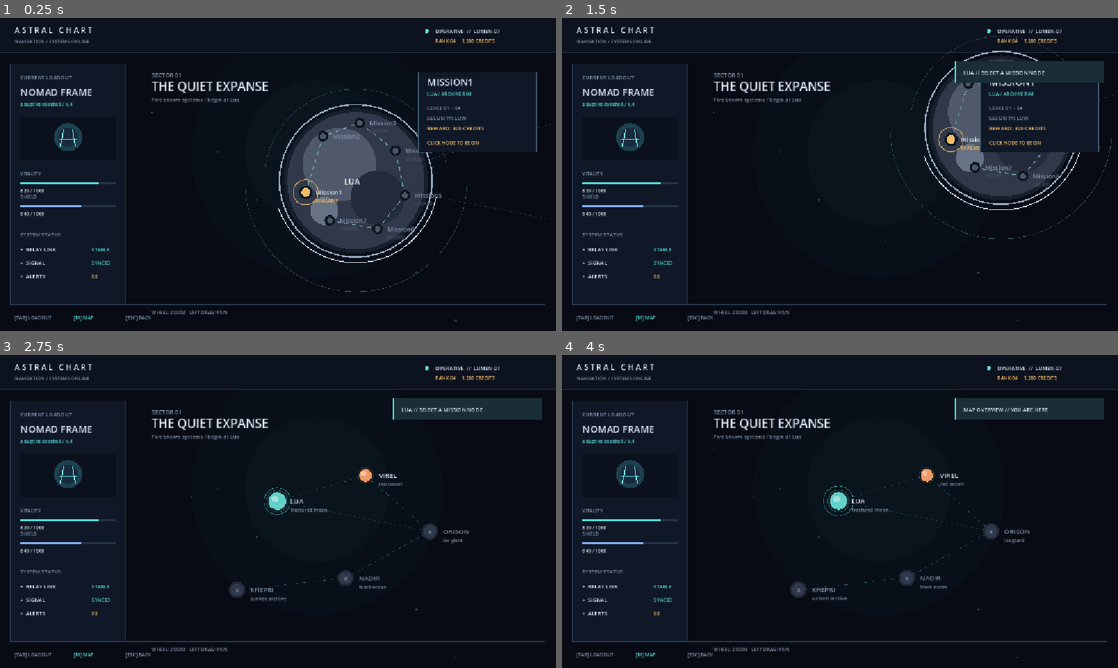
Above: before the commit, frames 1-4 (two rows, left to right).
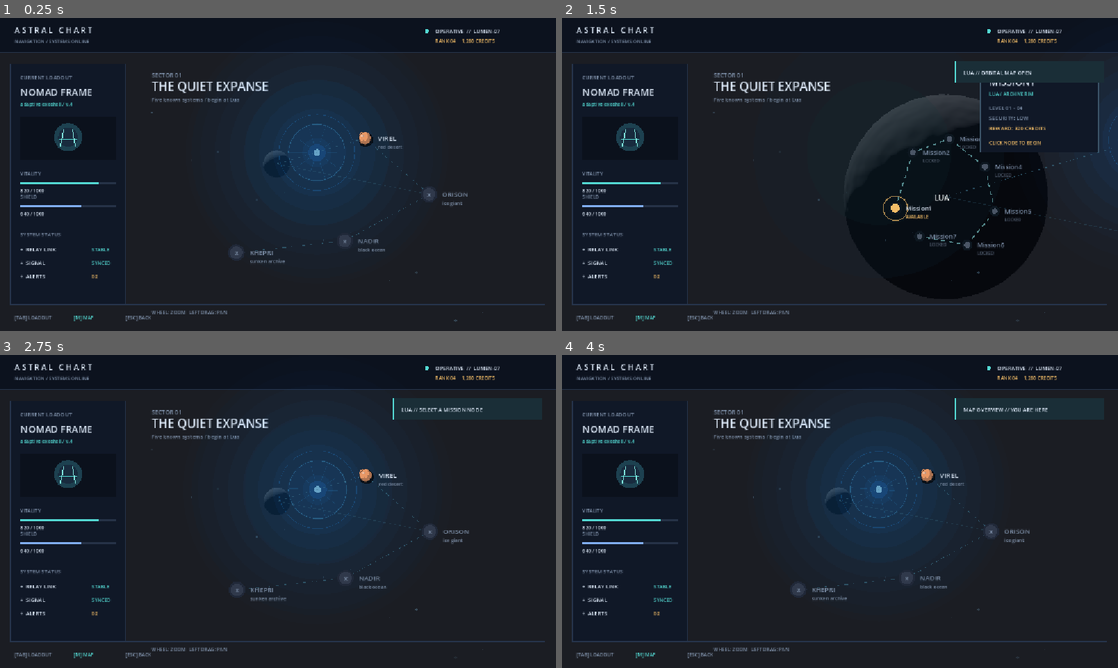
Above: after the commit, the same moments.

Repository: ShepardG760/The-Child-of-Lua
Game: Godot game, scene res://main.tscn
Two runs of this game, one before a commit and one after it. Both use one fixed random seed, a clock stepped at 60 frames per second and the inputs below.
Inputs (mouse positions are in pixels of both pictures, inside the frame that each line leads up to):
- Up to frame 1 (0.25 s): no input
- Up to frame 2 (1.5 s): tap Enter at 0.5 s; drag from (840, 174) to (895, 105) at 0.52 s; drag from (728, 190) to (812, 237) at 1.27 s
- Up to frame 3 (2.75 s): move the mouse to (333, 442) at 2.02 s; tap M at 2.1 s; click (333, 442) at 2.17 s
- Up to frame 4 (4 s): drag from (812, 574) to (673, 464) at 2.77 s; tap Space at 3.5 s; move the mouse to (1006, 558) at 3.52 s; tap M at 3.6 s; click (1006, 558) at 3.67 s

The runs differ from the first frame. In frame 1, 15% of the frame differs, in the area x 41-99%, y 15-88%; in frame 2, 9.7%; in frame 3, 14%; in frame 4, 14%.

Commit message:
Add lunar asset and improve starchart

Diff:
--- a/main.gd
+++ b/main.gd
@@ -19,12 +19,14 @@
 var selected_mission := 0
 var unlocked_missions := 1
 var completed_missions := {}
-var chart_zoom := 1.0
-var target_chart_zoom := 1.0
+var chart_zoom := 0.34
+var target_chart_zoom := 0.34
 var moon_pan := Vector2.ZERO
 var overview_handoff_pending := false
 var left_pan_active := false
 var left_pan_last := Vector2.ZERO
+var moon_asset_container: SubViewportContainer
+var moon_asset_camera: Camera3D
 var pulse := 0.0
 var toast := ""
 var toast_time := 0.0
@@ -39,11 +41,14 @@
 
 func _ready() -> void:
     font = ThemeDB.fallback_font
+    setup_moon_asset()
     queue_redraw()
 
 func _process(delta: float) -> void:
     pulse += delta
     chart_zoom = lerpf(chart_zoom, target_chart_zoom, minf(delta * 7.0, 1.0))
+    if moon_asset_container:
+        update_moon_asset_transform()
     if mission_countdown > 0.0:
         mission_countdown -= delta
         if mission_countdown <= 0.0:
@@ -63,7 +68,7 @@
 
 func _draw() -> void:
     var size := get_viewport_rect().size
-    draw_rect(Rect2(Vector2.ZERO, size), BG)
+    draw_rect(Rect2(Vector2.ZERO, size), Color(BG, 0.72))
     draw_background(size)
     draw_header(size)
     draw_sidebar(size)
@@ -71,6 +76,76 @@
     draw_footer(size)
     if toast != "":
         draw_toast(size)
+
+func setup_moon_asset() -> void:
+    var asset_scene := load("res://blender/lua_moon.glb") as PackedScene
+    if not asset_scene:
+        return
+    moon_asset_container = SubViewportContainer.new()
+    moon_asset_container.name = "LuaMoonAssetLayer"
+    moon_asset_container.set_anchors_preset(Control.PRESET_TOP_LEFT)
+    moon_asset_container.size = Vector2(1536, 864)
+    moon_asset_container.mouse_filter = Control.MOUSE_FILTER_IGNORE
+    moon_asset_container.show_behind_parent = true
+    moon_asset_container.z_index = -1
+    moon_asset_container.visible = true
+    add_child(moon_asset_container)
+    var viewport := SubViewport.new()
+    viewport.name = "LuaMoonViewport"
+    viewport.size = Vector2i(1536, 864)
+    viewport.transparent_bg = true
+    viewport.render_target_update_mode = SubViewport.UPDATE_ALWAYS
+    moon_asset_container.add_child(viewport)
+    var asset := asset_scene.instantiate()
+    viewport.add_child(asset)
+    moon_asset_camera = find_moon_camera(asset)
+    if not moon_asset_camera:
+        moon_asset_camera = Camera3D.new()
+        moon_asset_camera.name = "Generated Lua camera"
+        viewport.add_child(moon_asset_camera)
+        moon_asset_camera.position = Vector3(0.0, -8.5, 0.4)
+        moon_asset_camera.look_at(Vector3.ZERO, Vector3.UP)
+    if not find_moon_light(asset):
+        var light := DirectionalLight3D.new()
+        light.name = "Generated Lua sunlight"
+        light.rotation_degrees = Vector3(-28.0, -24.0, -38.0)
+        light.light_energy = 1.4
+        viewport.add_child(light)
+    if moon_asset_camera:
+        moon_asset_camera.current = true
+        moon_asset_camera.far = 1000.0
+
+func find_moon_light(node: Node) -> DirectionalLight3D:
+    if node is DirectionalLight3D:
+        return node as DirectionalLight3D
+    for child in node.get_children():
+        var light := find_moon_light(child)
+        if light:
+            return light
+    return null
+
+func update_moon_asset_transform() -> void:
+    if not moon_asset_container or not moon_asset_camera:
+        return
+    var size := get_viewport_rect().size
+    var focus := clampf(inverse_lerp(0.34, 1.0, chart_zoom), 0.0, 1.0)
+    var body_scale := lerpf(0.14, chart_zoom, focus)
+    var lua_point := get_lua_screen_point(size)
+    var viewport_size := Vector2(1536, 864)
+    moon_asset_container.position = lua_point - viewport_size * 0.5
+    moon_asset_container.visible = true
+    var camera_distance := 8.5 / maxf(body_scale, 0.08)
+    moon_asset_camera.position = Vector3(0.0, -camera_distance, camera_distance * 0.047)
+    moon_asset_camera.look_at(Vector3.ZERO, Vector3.UP)
+
+func find_moon_camera(node: Node) -> Camera3D:
+    if node is Camera3D:
+        return node as Camera3D
+    for child in node.get_children():
+        var camera := find_moon_camera(child)
+        if camera:
+            return camera
+    return null
 
 func draw_background(size: Vector2) -> void:
     for i in range(18):
@@ -129,6 +204,7 @@
     draw_string(font, origin + Vector2(24, 27), "SECTOR 01", HORIZONTAL_ALIGNMENT_LEFT, -1, 12, MUTED)
     draw_string(font, origin + Vector2(24, 55), "THE QUIET EXPANSE", HORIZONTAL_ALIGNMENT_LEFT, -1, 25, TEXT)
     draw_string(font, origin + Vector2(24, 77), "Five known systems / begin at Lua", HORIZONTAL_ALIGNMENT_LEFT, -1, 11, MUTED)
+    draw_system_sun(get_sun_screen_point(size))
     var points: Array[Vector2] = []
     for world in worlds:
         var overview_point := origin + Vector2(chart_size.x * world.pos.x, chart_size.y * world.pos.y) + Vector2(0, 42)
@@ -139,12 +215,13 @@
         draw_dashed_line(points[i], points[i + 1], Color(0.24, 0.46, 0.56, 0.55), 1, 7, 5)
     draw_line(points[0], points[2], Color(0.24, 0.46, 0.56, 0.25), 1)
     for i in range(worlds.size()):
-        if i != 0 or focus < 0.12:
-            draw_world(worlds[i], points[i], i)
+        if i != 0 or not moon_asset_container:
+            draw_planet(worlds[i], points[i], i)
     if focus >= 0.12:
         var body_scale := lerpf(0.14, chart_zoom, focus)
         var lua_screen_point := points[0]
-        draw_moon_body(lua_screen_point, body_scale)
+        if not moon_asset_container or not moon_asset_container.visible:
+            draw_moon_body(lua_screen_point, body_scale)
         draw_string(font, lua_screen_point + Vector2(-24, 8), "LUA", HORIZONTAL_ALIGNMENT_LEFT, -1, 16, Color("#edf3f2"))
         draw_mission_web(lua_screen_point, lerpf(0.14, chart_zoom, focus))
         if mission_countdown > 0.0 or mission_live:
@@ -152,6 +229,31 @@
     if focus > 0.7:
         draw_mission_panel(size)
     draw_string(font, origin + Vector2(24, chart_size.y + 34), "WHEEL: ZOOM   LEFT DRAG: PAN", HORIZONTAL_ALIGNMENT_LEFT, -1, 10, MUTED)
+
+func get_sun_screen_point(size: Vector2) -> Vector2:
+    var origin := Vector2(290, 96)
+    var chart_size := Vector2(size.x - 320, size.y - 165)
+    var lua_overview := origin + Vector2(chart_size.x * worlds[0].pos.x, chart_size.y * worlds[0].pos.y) + Vector2(0, 42)
+    var sun_overview := Vector2(size.x * 0.57, size.y * 0.43)
+    var focus := clampf(inverse_lerp(0.34, 1.0, chart_zoom), 0.0, 1.0)
+    var focused_sun := get_moon_center(size) + (sun_overview - lua_overview) * lerpf(1.0, 5.0, focus)
+    return sun_overview.lerp(focused_sun, focus)
+
+func draw_system_sun(center: Vector2) -> void:
+    var breathe := 1.0 + sin(pulse * 0.7) * 0.035
+    for glow in range(9, 0, -1):
+        var glow_radius := float(glow) * 30.0 * breathe
+        var glow_alpha := 0.008 + float(9 - glow) * 0.006
+        draw_circle(center, glow_radius, Color(0.10, 0.52, 1.0, glow_alpha))
+    draw_arc(center, 78.0 * breathe, pulse * 0.08, TAU + pulse * 0.08, 64, Color(0.15, 0.61, 1.0, 0.20), 1.0)
+    draw_arc(center, 58.0 * breathe, -pulse * 0.06, TAU - pulse * 0.06, 64, Color(0.32, 0.78, 1.0, 0.26), 1.2)
+    for ray in range(10):
+        var angle := float(ray) * TAU / 10.0 + pulse * 0.018
+        var inner := center + Vector2(cos(angle), sin(angle)) * 20.0
+        var outer := center + Vector2(cos(angle), sin(angle)) * (42.0 + float(ray % 3) * 8.0) * breathe
+        draw_line(inner, outer, Color(0.22, 0.68, 1.0, 0.13), 1.0)
+    draw_circle(center, 18.0 * breathe, Color(0.12, 0.49, 0.90, 0.18))
+    draw_circle(center, 7.0 * breathe, Color(0.62, 0.90, 1.0, 0.58))
 
 func draw_mission_timer(center: Vector2, body_scale: float) -> void:
     var timer_text := str(ceil(mission_countdown)) if mission_countdown > 0.0 else "GO"
@@ -187,18 +289,37 @@
     return lua_point.lerp(get_moon_center(size), focus)
 
 func draw_moon_body(center: Vector2, body_scale: float) -> void:
-    draw_arc(center, 230.0 * body_scale, 0.05, PI - 0.05, 64, Color(0.40, 0.63, 0.68, 0.38), 1.0 * body_scale)
-    draw_arc(center, 190.0 * body_scale, PI + 0.15, TAU - 0.15, 64, Color(0.40, 0.63, 0.68, 0.30), 1.0 * body_scale)
-    draw_arc(center, 145.0 * body_scale, 0.35, TAU - 0.35, 64, Color(0.40, 0.63, 0.68, 0.25), 1.0 * body_scale)
-    draw_line(center + Vector2(-255, 0) * body_scale, center + Vector2(255, 0) * body_scale, Color(0.40, 0.63, 0.68, 0.24), 1)
-    draw_line(center + Vector2(0, -255) * body_scale, center + Vector2(0, 255) * body_scale, Color(0.40, 0.63, 0.68, 0.18), 1)
-    draw_circle(center, 150.0 * body_scale, Color("#171e2c"))
-    draw_circle(center, 142.0 * body_scale, Color("#303849"))
-    draw_circle(center - Vector2(34, 34) * body_scale, 76.0 * body_scale, Color("#50586b"))
-    draw_circle(center + Vector2(45, 35) * body_scale, 56.0 * body_scale, Color("#242b3b"))
-    draw_circle(center + Vector2(-65, 62) * body_scale, 29.0 * body_scale, Color("#687285"))
-    draw_arc(center, 158.0 * body_scale, 0, TAU, 80, Color("#93a5bc"), 3.0 * body_scale)
-    draw_arc(center, 170.0 * body_scale, 0.2, 2.8, 40, Color("#c5d1db"), 2.0 * body_scale)
+    var radius := 150.0 * body_scale
+    var light_direction := Vector2(-0.34, -0.42)
+    draw_circle(center + Vector2(8, 12) * body_scale, radius + 5.0 * body_scale, Color(0.01, 0.02, 0.04, 0.75))
+    draw_circle(center, radius, Color("#596171"))
+    draw_circle(center + light_direction * 20.0 * body_scale, radius * 0.96, Color("#737b89"))
+    draw_circle(center + Vector2(34, 42) * body_scale, radius * 0.82, Color(0.12, 0.15, 0.20, 0.28))
+    var surface_dots := [
+        Vector2(-0.63, -0.18), Vector2(-0.48, 0.42), Vector2(-0.24, -0.54), Vector2(0.12, -0.72),
+        Vector2(0.38, -0.36), Vector2(0.56, 0.12), Vector2(0.42, 0.55), Vector2(-0.08, 0.68),
+        Vector2(-0.76, 0.18), Vector2(0.72, -0.28), Vector2(-0.18, 0.08), Vector2(0.18, 0.30)
+    ]
+    for i in range(surface_dots.size()):
+        var dot: Vector2 = center + surface_dots[i] * radius
+        var dot_radius := (2.0 + float((i * 7) % 5)) * body_scale
+        draw_circle(dot, dot_radius, Color(0.24, 0.27, 0.32, 0.22))
+    var craters := [
+        {"p": Vector2(-0.46, -0.30), "r": 0.13}, {"p": Vector2(-0.08, -0.50), "r": 0.09},
+        {"p": Vector2(0.30, -0.28), "r": 0.16}, {"p": Vector2(0.52, 0.20), "r": 0.10},
+        {"p": Vector2(0.18, 0.48), "r": 0.14}, {"p": Vector2(-0.34, 0.52), "r": 0.08},
+        {"p": Vector2(-0.66, 0.12), "r": 0.07}, {"p": Vector2(0.02, 0.12), "r": 0.055}
+    ]
+    for crater in craters:
+        var crater_pos: Vector2 = center + crater.p * radius
+        var crater_radius: float = crater.r * radius
+        var rim_offset := Vector2(-0.20, -0.24) * crater_radius
+        draw_circle(crater_pos + rim_offset, crater_radius * 1.12, Color(0.79, 0.82, 0.85, 0.24))
+        draw_circle(crater_pos + Vector2(0.14, 0.18) * crater_radius, crater_radius, Color(0.16, 0.19, 0.24, 0.72))
+        draw_circle(crater_pos + Vector2(-0.10, -0.12) * crater_radius, crater_radius * 0.68, Color(0.32, 0.35, 0.40, 0.55))
+        draw_arc(crater_pos + rim_offset, crater_radius * 1.12, 0.15, PI * 1.25, 16, Color(0.86, 0.88, 0.90, 0.40), maxf(body_scale, 1.0))
+    draw_arc(center, radius, 0.25, PI * 1.55, 64, Color("#d6dbe0"), 2.5 * body_scale)
+    draw_arc(center, radius, PI * 1.55, TAU - 0.25, 64, Color(0.05, 0.07, 0.10, 0.70), 4.0 * body_scale)
 
 func draw_mission_web(center: Vector2, web_scale: float) -> void:
     var mission_points := get_mission_points(center, web_scale)
@@ -246,7 +367,7 @@
         status_color = GOLD if mission_countdown <= 0.0 else CYAN
     draw_string(font, panel.position + Vector2(18, 150), status, HORIZONTAL_ALIGNMENT_LEFT, -1, 10, status_color)
 
-func draw_world(world: Dictionary, pos: Vector2, index: int) -> void:
+func draw_planet(world: Dictionary, pos: Vector2, index: int) -> void:
     var active := index == selected
     var locked: bool = world.state == "LOCKED"
     var radius := 13.0 if not active else 18.0
@@ -258,9 +379,14 @@
         draw_circle(pos, radius, Color("#30394b"))
         draw_string(font, pos + Vector2(-4, 5), "x", HORIZONTAL_ALIGNMENT_LEFT, -1, 14, MUTED)
     else:
-        draw_circle(pos, radius + 4, Color(world.color, 0.12))
-        draw_circle(pos, radius, world.color)
-        draw_circle(pos - Vector2(4, 4), radius * 0.38, Color(1, 1, 1, 0.38))
+        draw_circle(pos + Vector2(2, 3), radius + 2, Color(0.01, 0.02, 0.04, 0.75))
+        draw_circle(pos, radius, Color(world.color, 0.72))
+        draw_circle(pos - Vector2(radius * 0.25, radius * 0.28), radius * 0.76, Color(world.color, 0.92))
+        draw_circle(pos - Vector2(radius * 0.34, radius * 0.38), radius * 0.22, Color(1, 1, 1, 0.34))
+        draw_arc(pos, radius * 0.96, 0.2, PI * 1.45, 24, Color(0.04, 0.06, 0.09, 0.56), 1.5)
+        for detail in range(3):
+            var detail_pos: Vector2 = pos + Vector2(cos(float(detail) * 2.1), sin(float(detail) * 2.1)) * radius * 0.42
+            draw_circle(detail_pos, radius * 0.12, Color(0.08, 0.11, 0.14, 0.22))
     var label_pos := pos + Vector2(27, 5)
     draw_string(font, label_pos, world.name, HORIZONTAL_ALIGNMENT_LEFT, -1, 14, TEXT if not locked else MUTED)
     draw_string(font, label_pos + Vector2(0, 17), world.subtitle, HORIZONTAL_ALIGNMENT_LEFT, -1, 10, MUTED)
--- a/project.godot
+++ b/project.godot
@@ -11,9 +11,9 @@
 [application]
 
 config/name="The Child of Lua"
+run/main_scene="res://main.tscn"
 config/features=PackedStringArray("4.7", "Forward Plus")
 config/icon="res://icon.svg"
-run/main_scene="res://main.tscn"
 
 [display]
 
Binary file added: blender/lua_moon.glb
Not shown, added: blender/lua_moon.glb.import
Not shown, added: blender/create_lua_moon.py
